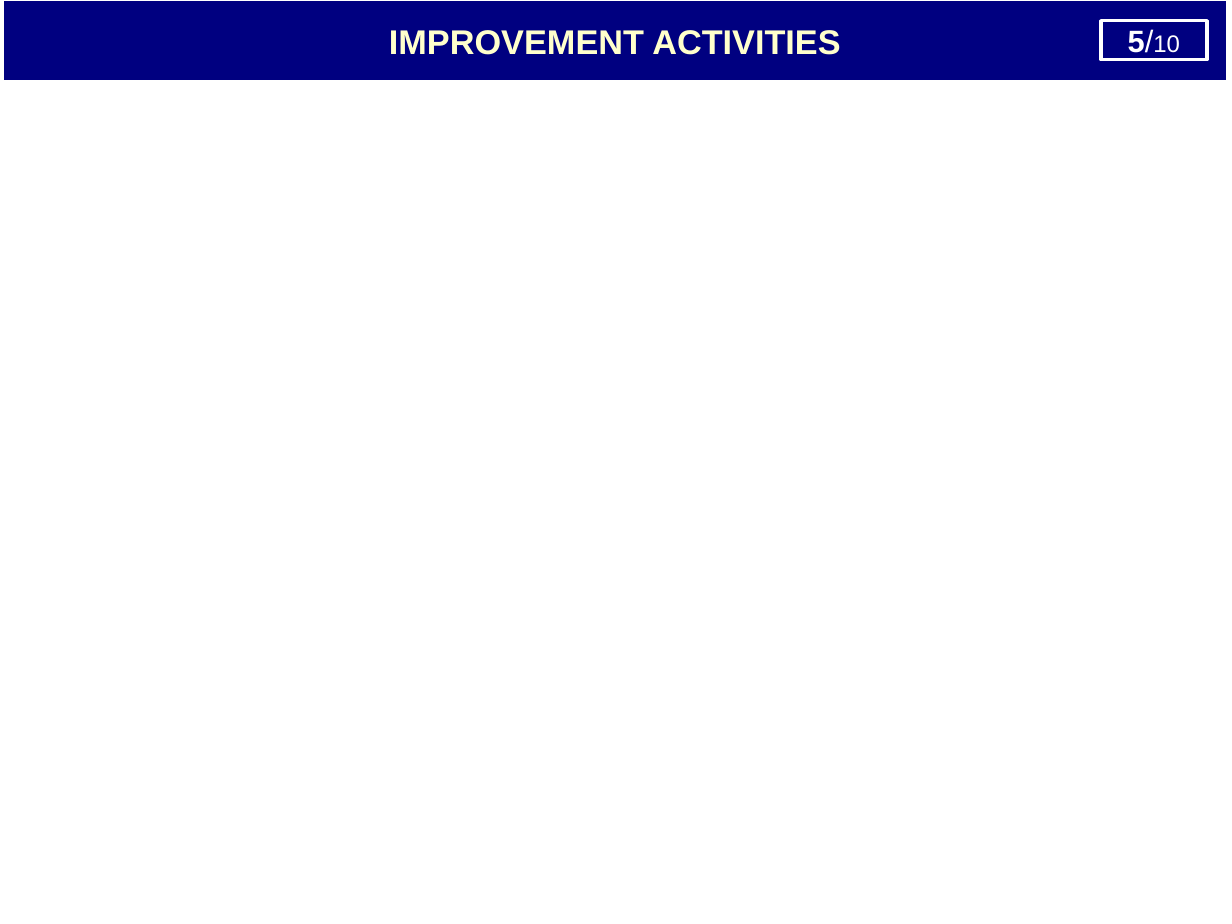
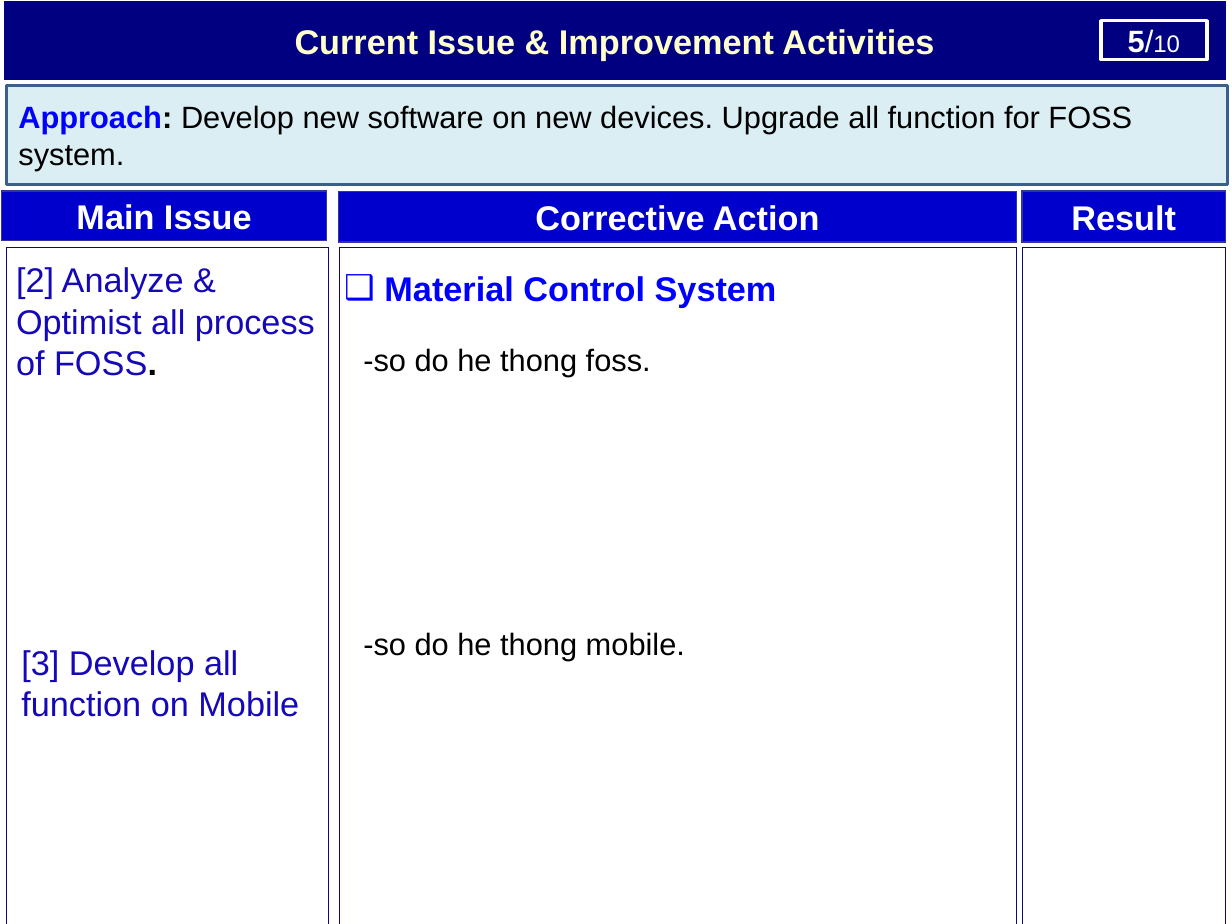
Before and after one commit to thietbicongnghevietnam/ReportPSNV, a slide deck: slide 6 of Report_test.pptx. Drawn at 1232x924 pixels with LibreOffice and Linux fonts; fonts in the diff are those of the drawing. Boxes give left, top, right and bottom in pixels: in the first picture for what was removed or moved away, otherwise in the second. Text is boxed around its words. In the diff, an @@ line names an element or a change of style, - is before the commit and + after.

```diff
--- a/Report_test.pptx
+++ b/Report_test.pptx
@@ text in rectangle at (295, 29, 934, 60): text changed @@
-IMPROVEMENT ACTIVITIES
+Current Issue & Improvement Activities
@@ rectangle added at (6, 85, 1227, 185), fill #DBEEF4, outline #3A5F8C 2 pt, 18 pt, text #000000 @@
+Approach: Develop new software on new devices. Upgrade all function for FOSS system.
@@ rectangle added at (1, 191, 326, 240), fill #0000CC, outline #333399 0.75 pt, 20 pt, text #FFFFFF, bold @@
+Main Issue
@@ rectangle added at (339, 191, 1016, 241), fill #0000CC, outline #333399 0.75 pt, 20 pt, text #FFFFFF, bold @@
+Corrective Action
@@ rectangle added at (1023, 191, 1226, 243), fill #0000CC, outline #333399 0.75 pt, 20 pt, text #FFFFFF, bold @@
+Result
@@ rectangle added at (6, 246, 329, 924), outline #0E067C 0.25 pt @@
@@ text added at (16, 267, 315, 376), 20 pt, text #1508B8 @@
+[2] Analyze & Optimist all process of FOSS.
@@ rectangle added at (339, 246, 1016, 924), outline #0E067C 0.25 pt @@
@@ rectangle added at (1023, 246, 1226, 924), outline #0E067C 0.25 pt @@
@@ text added at (384, 276, 777, 308), 20 pt, text #0000FF, bold @@
+❑ Material Control System
@@ text added at (363, 348, 651, 376), 18 pt, text #000000 @@
+-so do he thong foss.
@@ text added at (21, 650, 299, 717), 20 pt, text #1508B8 @@
+[3] Develop all function on Mobile
@@ text added at (363, 632, 685, 660), 18 pt, text #000000 @@
+-so do he thong mobile.
```
Also in this commit, not shown: 4 other slides changed, 1 slide removed.
